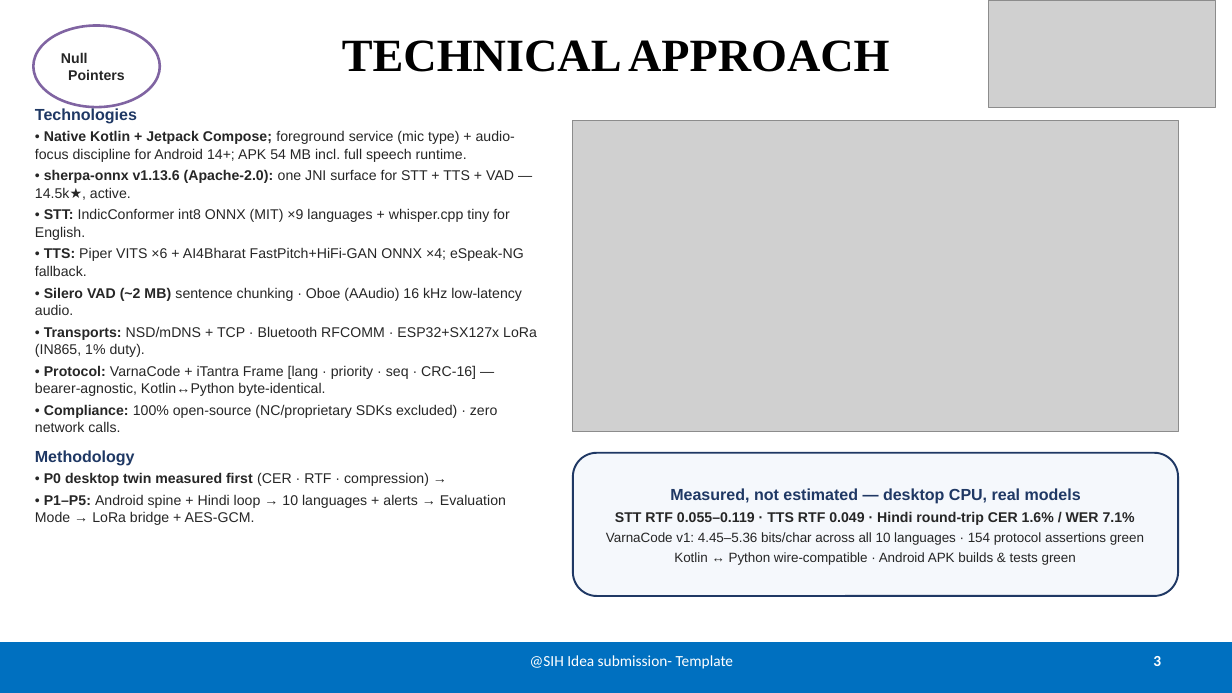
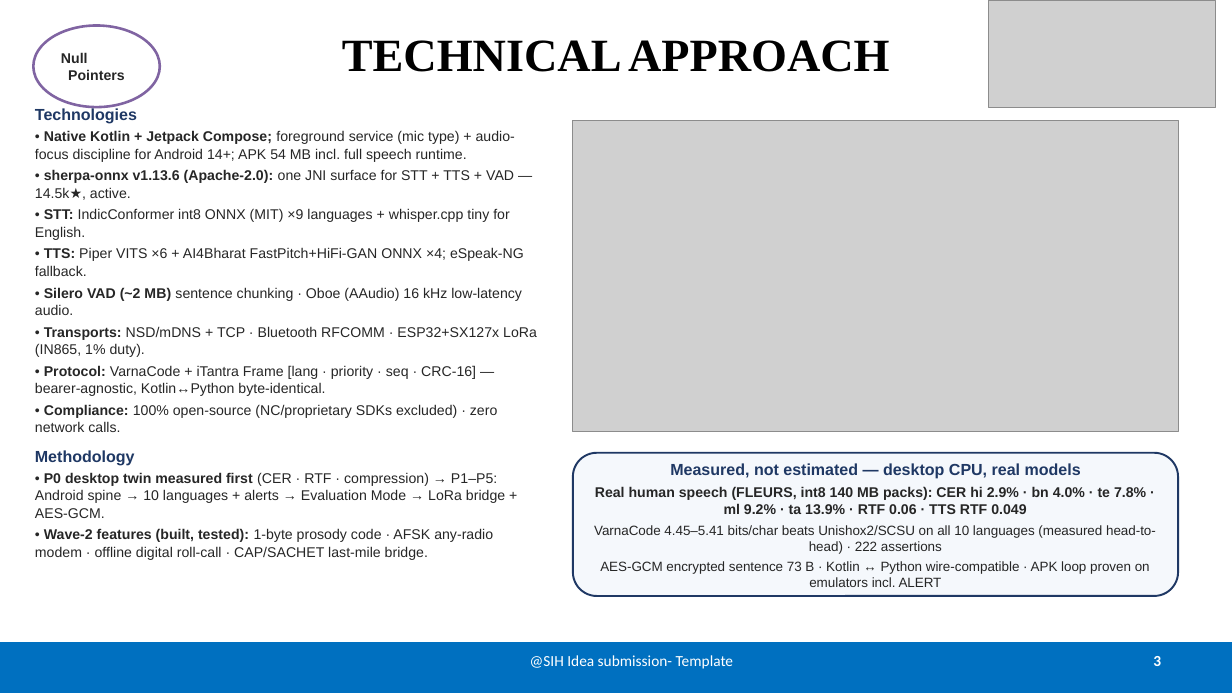
Before and after one commit to satyam-mishra-dev/itantra, a slide deck: slide 3 of docs/SIH2026-iTantra-idea-PPT.pptx. Drawn at 1232x693 pixels with LibreOffice and Linux fonts; fonts in the diff are those of the drawing; grey boxes stand for pictures. Boxes give left, top, right and bottom in pixels: in the first picture for what was removed or moved away, otherwise in the second. Text is boxed around its words. In the diff, an @@ line names an element or a change of style, - is before the commit and + after.

Commit message:
docs: idea PPT v4 — real-speech CER, measured rivals, prosody byte + AFSK modem, AES-GCM, roll-call, WEA/LSSC-ST refs, updated already-built box

```diff
--- a/docs/SIH2026-iTantra-idea-PPT.pptx
+++ b/docs/SIH2026-iTantra-idea-PPT.pptx
@@ text at [35, 472, 505, 560]: text changed @@
-• P0 desktop twin measured first (CER · RTF · compression) →
-• P1–P5: Android spine + Hindi loop → 10 languages + alerts → Evaluation Mode → LoRa bridge + AES-GCM.
+• P0 desktop twin measured first (CER · RTF · compression) → P1–P5: Android spine → 10 languages + alerts → Evaluation Mode → LoRa bridge + AES-GCM.
+• Wave-2 features (built, tested): 1-byte prosody code · AFSK any-radio modem · offline digital roll-call · CAP/SACHET last-mile bridge.
@@ text in rounded rectangle at [594, 486, 1156, 587]: text changed @@
-STT RTF 0.055–0.119 · TTS RTF 0.049 · Hindi round-trip CER 1.6% / WER 7.1%
-VarnaCode v1: 4.45–5.36 bits/char across all 10 languages · 154 protocol assertions green
-Kotlin ↔ Python wire-compatible · Android APK builds & tests green
+Real human speech (FLEURS, int8 140 MB packs): CER hi 2.9% · bn 4.0% · te 7.8% · ml 9.2% · ta 13.9% · RTF 0.06 · TTS RTF 0.049
+VarnaCode 4.45–5.41 bits/char beats Unishox2/SCSU on all 10 languages (measured head-to-head) · 222 assertions
+AES-GCM encrypted sentence 73 B · Kotlin ↔ Python wire-compatible · APK loop proven on emulators incl. ALERT
```
Also in this commit, not shown: 4 other slides changed, 1 other file.
